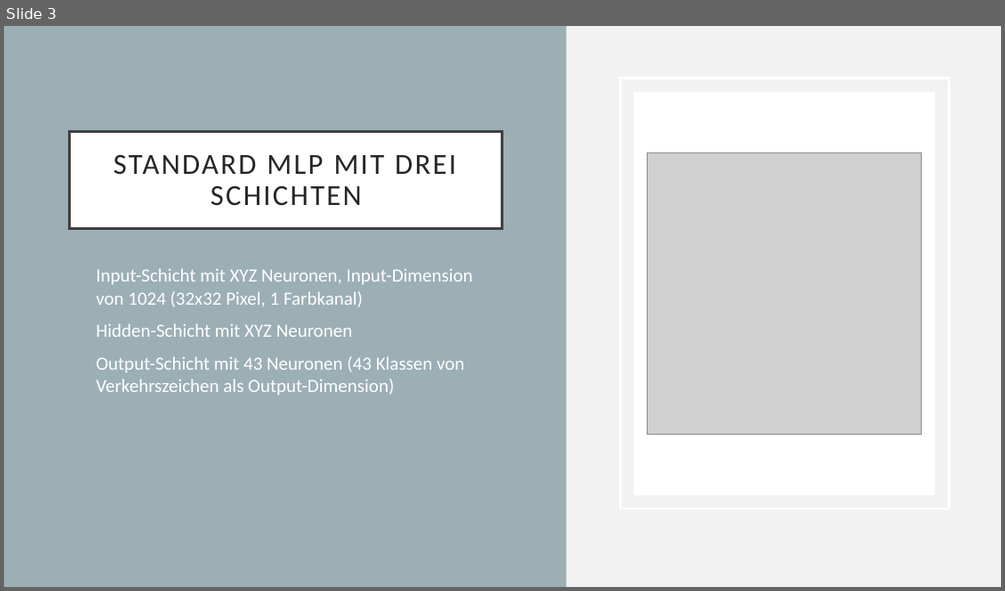
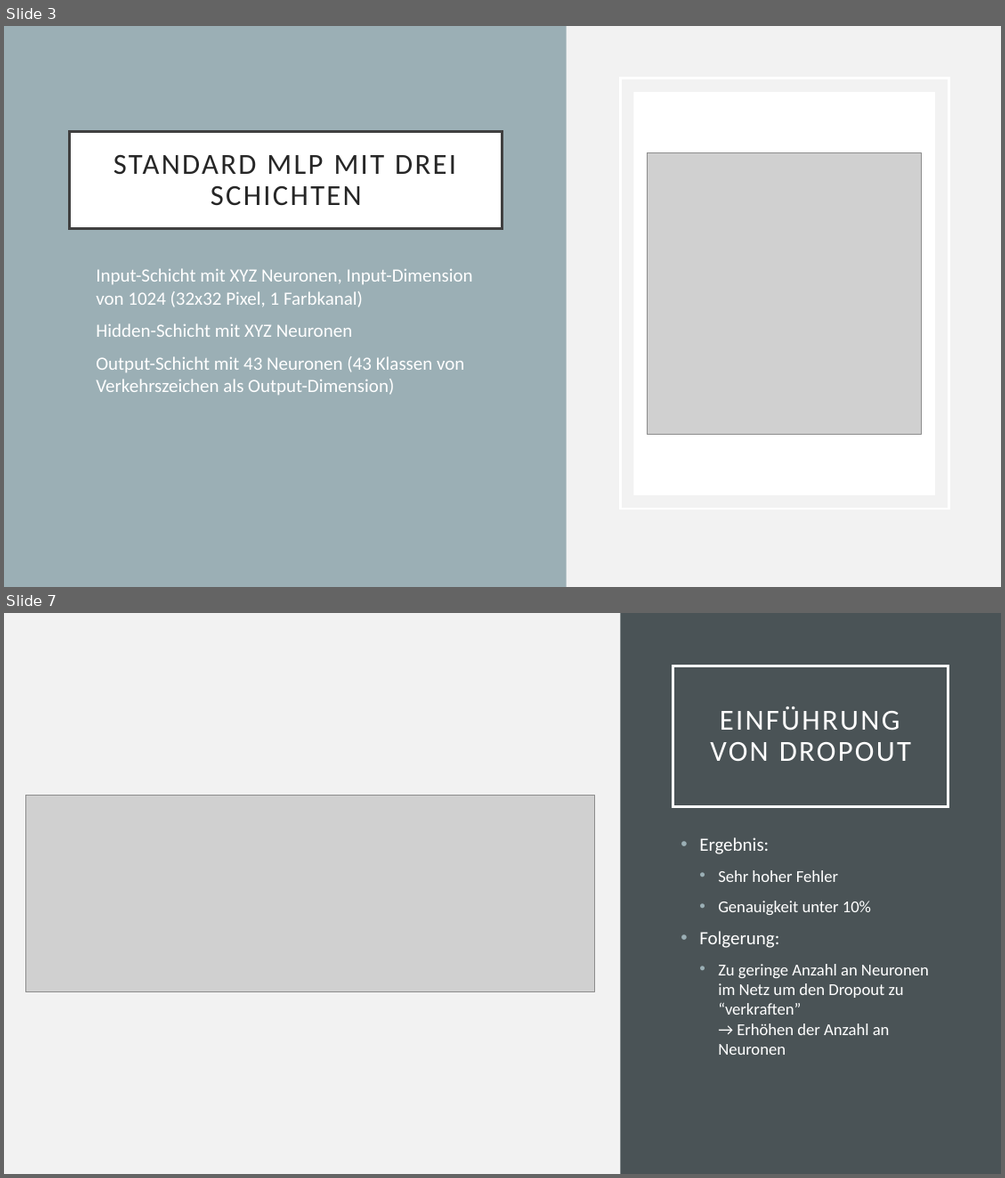
Before and after one commit to nmaaiken/neuro_modularbeit, a slide deck: Folien_Modularbeit.pptx. Shown one above the other, each under a label of ours: slide 3 before the commit, slides 3 and 7 after it; the slides between them are not shown. The pictures are 1005x591 and 1005x1178 pixels, drawn with LibreOffice and Linux fonts; fonts in the diff are those of the drawing; grey boxes stand for pictures. Boxes give left, top, right and bottom in pixels: in the first picture for what was removed or moved away, otherwise in the second. Text is boxed around its words. In the diff, an @@ line names an element or a change of style, - is before the commit and + after.

```diff
--- a/Folien_Modularbeit.pptx
+++ b/Folien_Modularbeit.pptx
@@ slide 7 added at (x1=4, y1=613, x2=1001, y2=1174), background #F2F2F2 @@
@@ rectangle added at (x1=620, y1=613, x2=1001, y2=1174), fill #4A5356 @@
@@ title added at (x1=673, y1=666, x2=948, y2=807), outline #FFFFFF 2.5 pt, 28 pt, text #FFFFFF @@
+EINFÜHRUNG VON DROPOUT
@@ picture added at (x1=25, y1=795, x2=596, y2=991) @@
@@ text added at (x1=699, y1=837, x2=929, y2=1054), 16 pt, text #FFFFFF @@
+• Ergebnis:
+  • Sehr hoher Fehler
+  • Genauigkeit unter 10%
+• Folgerung:
+  • Zu geringe Anzahl an Neuronen im Netz um den Dropout zu “verkraften”
+    → Erhöhen der Anzahl an Neuronen
```
Also in this commit, not shown: 5 other slides added, 18 other files.
